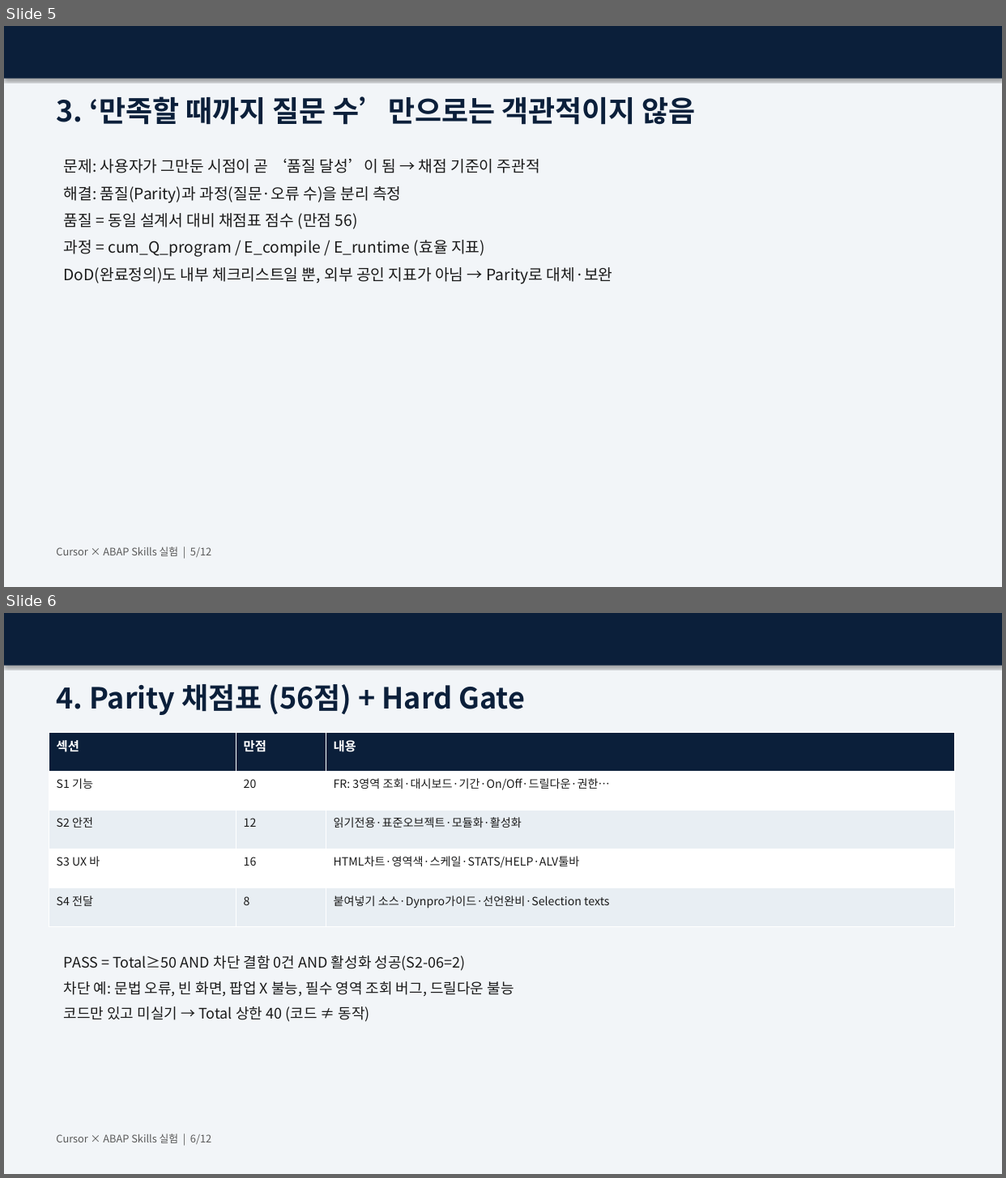
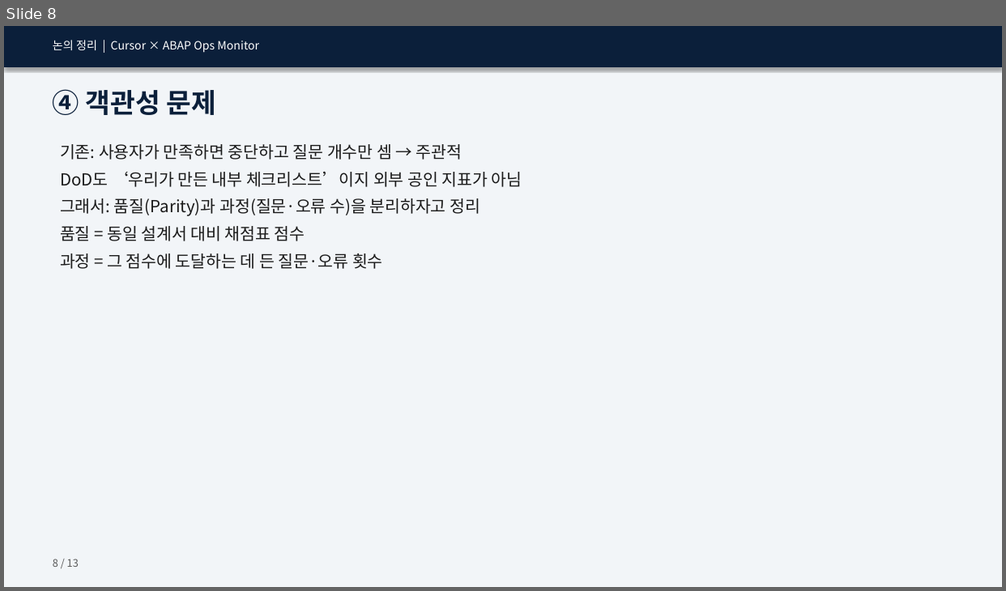
Before and after one commit to hyosungitx00/AI, a slide deck: docs/report/Cursor_ABAP_Skills_Parity_발표자료.pptx. Shown one above the other, each under a label of ours: slides 5 and 6 before the commit, slide 8 after it. The pictures are 1006x1178 and 1006x591 pixels, drawn with LibreOffice and Linux fonts; fonts in the diff are those of the drawing. Boxes give left, top, right and bottom in pixels: in the first picture for what was removed or moved away, otherwise in the second. Text is boxed around its words. In the diff, an @@ line names an element or a change of style, - is before the commit and + after.

```diff
--- a/docs/report/Cursor_ABAP_Skills_Parity_발표자료.pptx
+++ b/docs/report/Cursor_ABAP_Skills_Parity_발표자료.pptx
@@ slide 6 removed at <box>4,613,1002,1174</box>, background #FFFFFF @@
@@ rectangle removed at <box>4,613,1002,1174</box> @@
@@ rectangle removed at <box>4,613,1002,666</box> @@
@@ text removed at <box>56,684,526,715</box> @@
-4. Parity 채점표 (56점) + Hard Gate
@@ table removed at <box>49,733,955,927</box>, 5 rows, 3 columns @@
-섹션 | 만점 | 내용
-S1 기능 | 20 | FR: 3영역 조회·대시보드·기간·On/Off·드릴다운·권한…
-S2 안전 | 12 | 읽기전용·표준오브젝트·모듈화·활성화
-S3 UX 바 | 16 | HTML차트·영역색·스케일·STATS/HELP·ALV툴바
-S4 전달 | 8 | 붙여넣기 소스·Dynpro가이드·선언완비·Selection texts
@@ text removed at <box>64,956,514,1022</box> @@
-PASS = Total≥50 AND 차단 결함 0건 AND 활성화 성공(S2-06=2)
-차단 예: 문법 오류, 빈 화면, 팝업 X 불능, 필수 영역 조회 버그, 드릴다운 불능
-코드만 있고 미실기 → Total 상한 40 (코드 ≠ 동작)
@@ text removed at <box>56,1134,211,1144</box> @@
-Cursor × ABAP Skills 실험 | 6/12
@@ what was slide 5 is now slide 8 @@
@@ slide 8 changed as well @@
@@ rectangle: place and size @@
-rectangle at <box>4,26,1002,79</box>
+rectangle at <box>4,26,1002,67</box>
@@ text at <box>53,40,259,53</box>: text changed; size 28 to 11 pt; text colour #0B1F3A to #FFFFFF; bold off @@
-3. ‘만족할 때까지 질문 수’만으로는 객관적이지 않음
+논의 정리 | Cursor × ABAP Ops Monitor
@@ text added at <box>53,89,215,115</box>, 26 pt, text #0B1F3A, bold @@
+④ 객관성 문제
@@ text at <box>60,144,522,269</box>: text changed; size 15 to 16 pt @@
-문제: 사용자가 그만둔 시점이 곧 ‘품질 달성’이 됨 → 채점 기준이 주관적
-해결: 품질(Parity)과 과정(질문·오류 수)을 분리 측정
-품질 = 동일 설계서 대비 채점표 점수 (만점 56)
-과정 = cum_Q_program / E_compile / E_runtime (효율 지표)
-DoD(완료정의)도 내부 체크리스트일 뿐, 외부 공인 지표가 아님 → Parity로 대체·보완
+기존: 사용자가 만족하면 중단하고 질문 개수만 셈 → 주관적
+DoD도 ‘우리가 만든 내부 체크리스트’이지 외부 공인 지표가 아님
+그래서: 품질(Parity)과 과정(질문·오류 수)을 분리하자고 정리
+품질 = 동일 설계서 대비 채점표 점수
+과정 = 그 점수에 도달하는 데 든 질문·오류 횟수
@@ text added at <box>53,559,79,567</box>, 10 pt, text #5A5A5A @@
+8 / 13
@@ text removed at <box>56,547,211,557</box> @@
-Cursor × ABAP Skills 실험 | 5/12
```
Also in this commit, not shown: 1 other slide changed, 11 slides added, 9 other slides removed, 2 other files.
